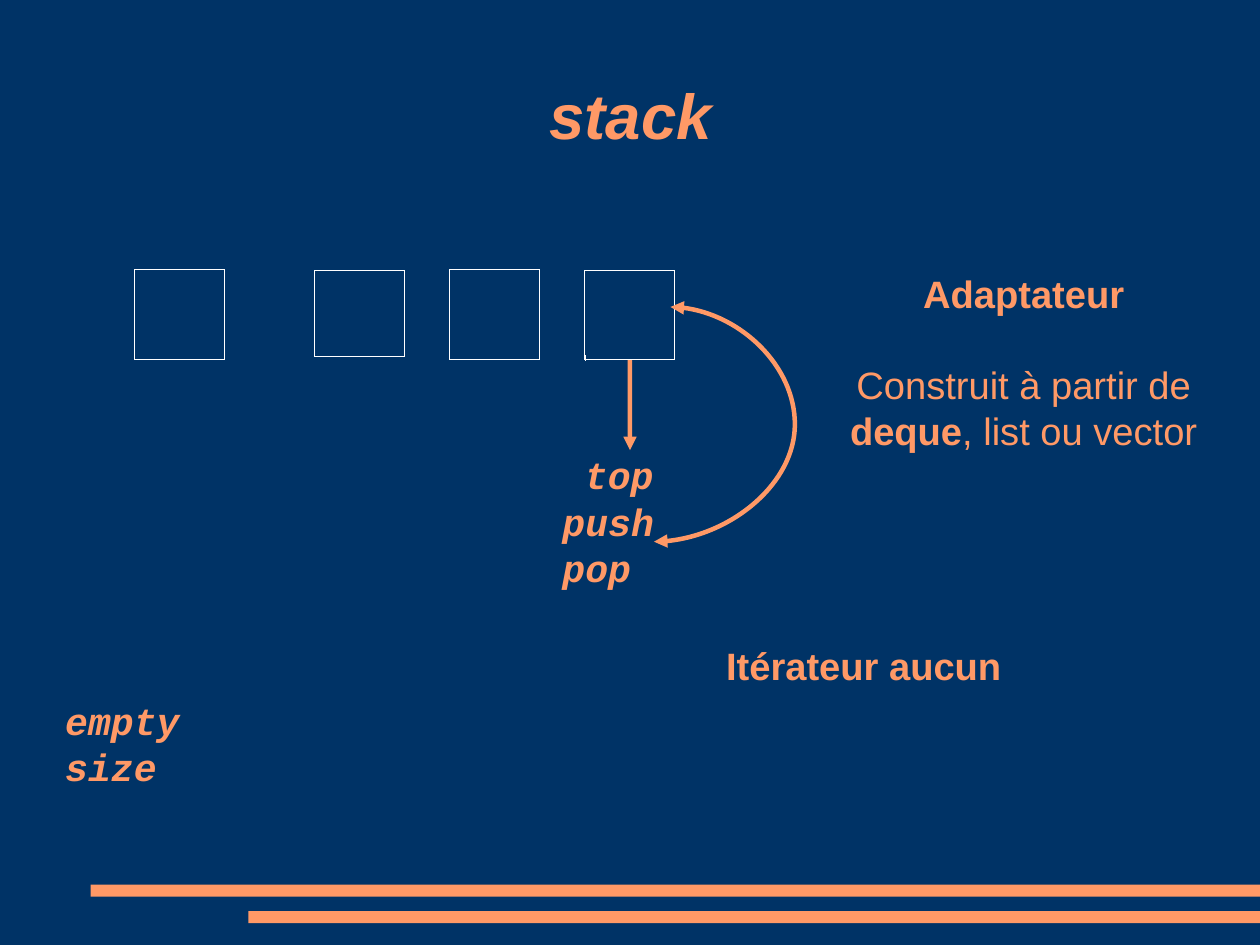
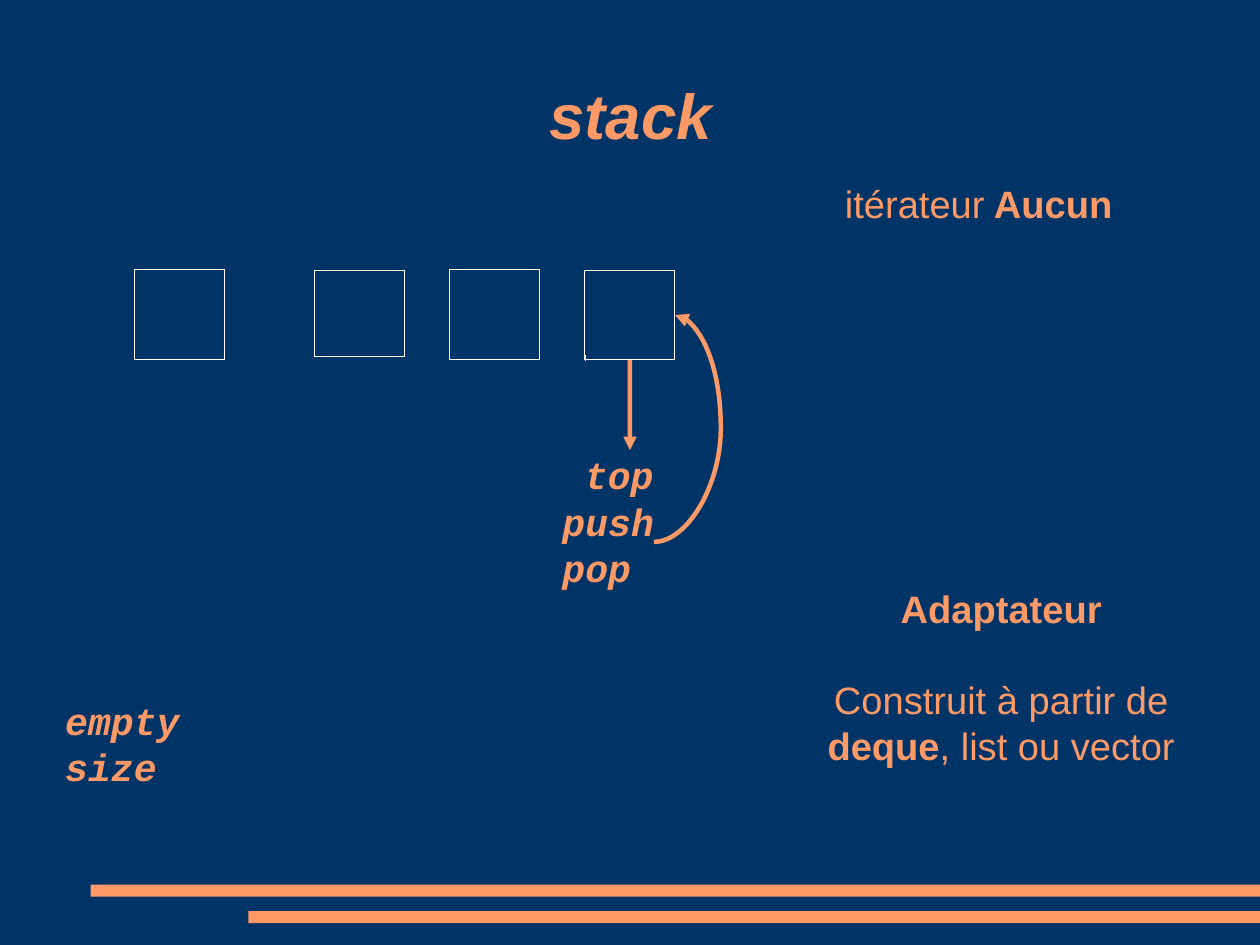
Before and after one commit to manu5801/cours-cplusplus, a slide deck: slide 21 of stl/stl.odp. Drawn at 1260x945 pixels with LibreOffice and Linux fonts; fonts in the diff are those of the drawing. Boxes give left, top, right and bottom in pixels: in the first picture for what was removed or moved away, otherwise in the second. Text is boxed around its words. In the diff, an @@ line names an element or a change of style, - is before the commit and + after.

```diff
--- a/stl/stl.odp
+++ b/stl/stl.odp
@@ text at <box>845,190,1112,219</box>: text changed; bold off @@
-Itérateur aucun
+itérateur Aucun
@@ curved double arrow moved from (654, 542) - (671, 308) to (654, 542) - (676, 316) @@
@@ curved double arrow (654, 542) - (676, 316): curved double arrow to curved arrow @@
@@ text "Adaptateur": place and size @@
-text "Adaptateur" at <box>850,280,1197,453</box>
+text "Adaptateur" at <box>828,595,1175,768</box>
```
Also in this commit, not shown: 20 other slides changed, 2 slides added, 3 slides removed, 9 other files.
